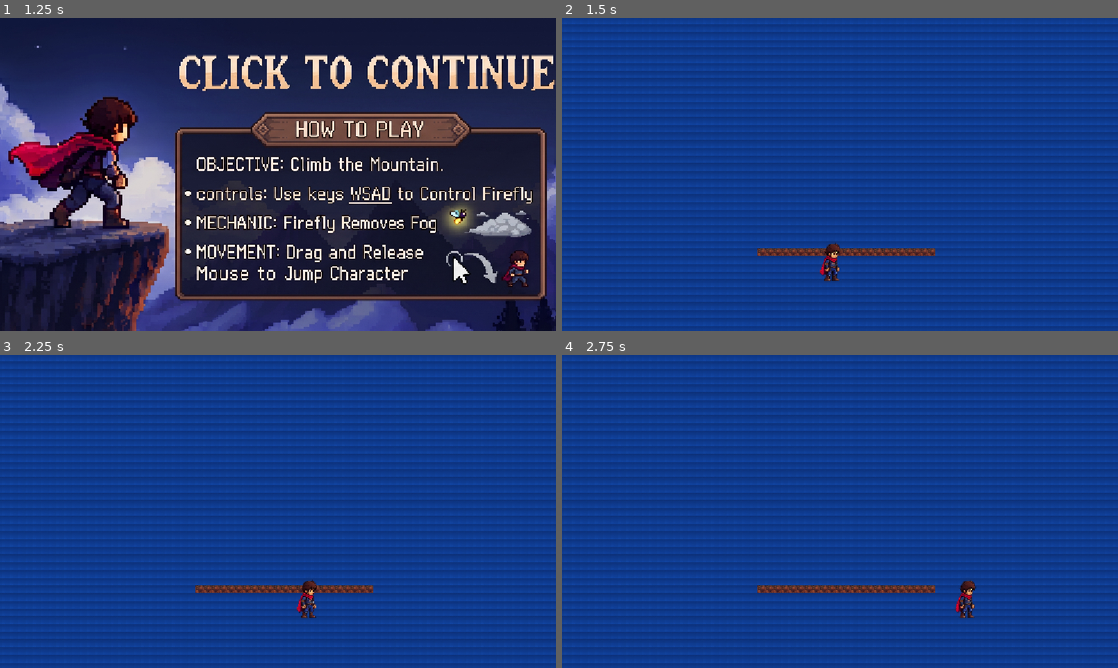
Above: before the commit, frames 1-4 (two rows, left to right).
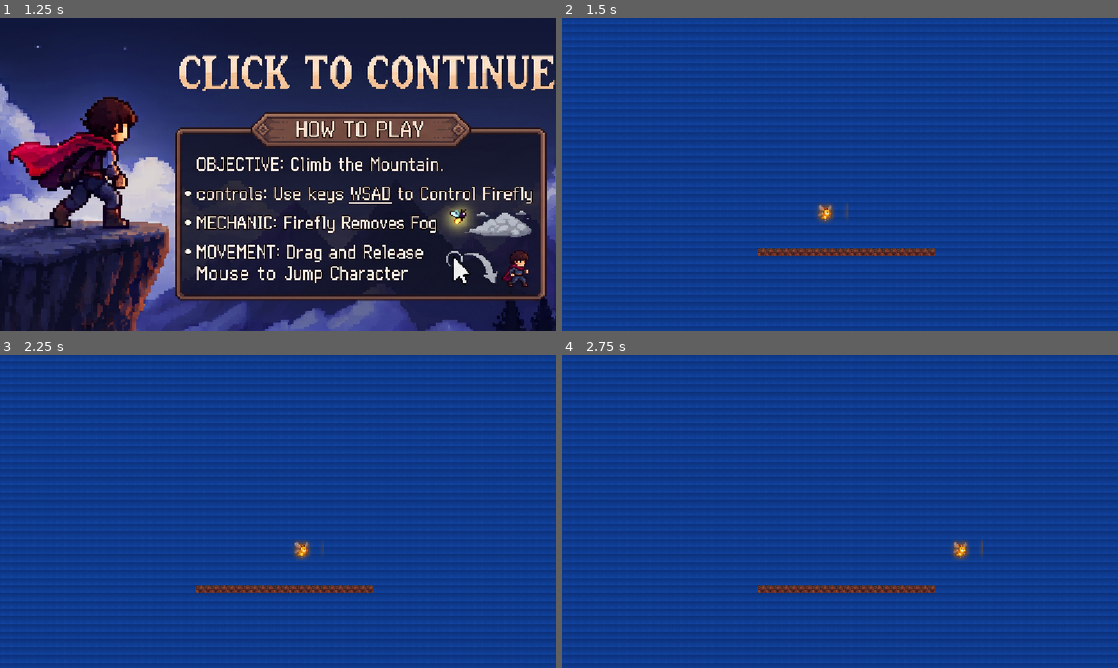
Above: after the commit, the same moments.

Repository: calhrgraham-pixel/mountain
Game: Godot game, scene res://Scenes/title_screen.tscn
Two runs of this game, one before a commit and one after it. Both use one fixed random seed, a clock stepped at 60 frames per second and the inputs below.
Inputs (mouse positions are in pixels of both pictures, inside the frame that each line leads up to):
- Up to frame 1 (1.25 s): click (344, 193) at 0.5 s
- Up to frame 2 (1.5 s): click (840, 177) at 1.25 s
- Up to frame 3 (2.25 s): tap Enter at 2 s; hold D (right) from 2.03 s (still down)
- Up to frame 4 (2.75 s): keep holding D (right)

Frame 1 is identical in both runs. In frame 2, 0.5% of the frame differs, in the area x 45-52%, y 59-84%; in frame 3, 0.5%; in frame 4, 0.5%, in the area x 70-76%, y 59-84%.

Commit message:
added a firefly

Diff:
--- /dev/null
+++ b/Objects/firefly.tscn
@@ -0,0 +1,33 @@
+[gd_scene format=3 uid="uid://bnfay667bps5g"]
+
+[ext_resource type="Script" uid="uid://bfqwy816c0mbc" path="res://Scripts/8DMovement.gd" id="1_podwx"]
+[ext_resource type="Texture2D" uid="uid://dwa1ondoeyvn5" path="res://assets 2.0/ChatGPT Image Sep 5, 2026, 11_41_46 AM.png" id="2_arxdl"]
+
+[sub_resource type="AtlasTexture" id="AtlasTexture_mh53l"]
+atlas = ExtResource("2_arxdl")
+region = Rect2(912, 0, 76, 93)
+
+[sub_resource type="SpriteFrames" id="SpriteFrames_g4v7s"]
+animations = [{
+"frames": [{
+"duration": 1.0,
+"texture": SubResource("AtlasTexture_mh53l")
+}],
+"loop": 1,
+"name": &"Fly",
+"speed": 5.0
+}]
+
+[sub_resource type="CircleShape2D" id="CircleShape2D_g4v7s"]
+
+[node name="Firefly" type="CharacterBody2D" unique_id=1514001632]
+script = ExtResource("1_podwx")
+
+[node name="AnimatedSprite2D" type="AnimatedSprite2D" parent="." unique_id=1383912964]
+sprite_frames = SubResource("SpriteFrames_g4v7s")
+animation = &"Fly"
+frame_progress = 0.9662362
+
+[node name="CollisionShape2D" type="CollisionShape2D" parent="." unique_id=1118218695]
+position = Vector2(-7, 25)
+shape = SubResource("CircleShape2D_g4v7s")
--- a/Scenes/node_2d.tscn
+++ b/Scenes/node_2d.tscn
@@ -1,6 +1,6 @@
 [gd_scene format=3 uid="uid://b3qlo25aenq7k"]
 
-[ext_resource type="PackedScene" uid="uid://ddff55md3wkg1" path="res://Scenes/character_body_2d.tscn" id="1_j2wod"]
+[ext_resource type="PackedScene" uid="uid://bnfay667bps5g" path="res://Objects/firefly.tscn" id="2_hh5uf"]
 [ext_resource type="Texture2D" uid="uid://dwa1ondoeyvn5" path="res://assets 2.0/ChatGPT Image Sep 5, 2026, 11_41_46 AM.png" id="2_v1qfn"]
 
 [sub_resource type="TileSetAtlasSource" id="TileSetAtlasSource_hh5uf"]
@@ -4713,5 +4713,5 @@
 layer_1/name = "Mid"
 layer_1/tile_data = PackedInt32Array(655359, 65536, 36, 589824, 65536, 36, 589825, 65536, 36, 589826, 65536, 36, 589827 …(354 unchanged characters)…
 
-[node name="CharacterBody2D" parent="." unique_id=941459637 instance=ExtResource("1_j2wod")]
-position = Vector2(13, 111)
+[node name="Firefly" parent="." unique_id=1514001632 instance=ExtResource("2_hh5uf")]
+position = Vector2(133, 48)
